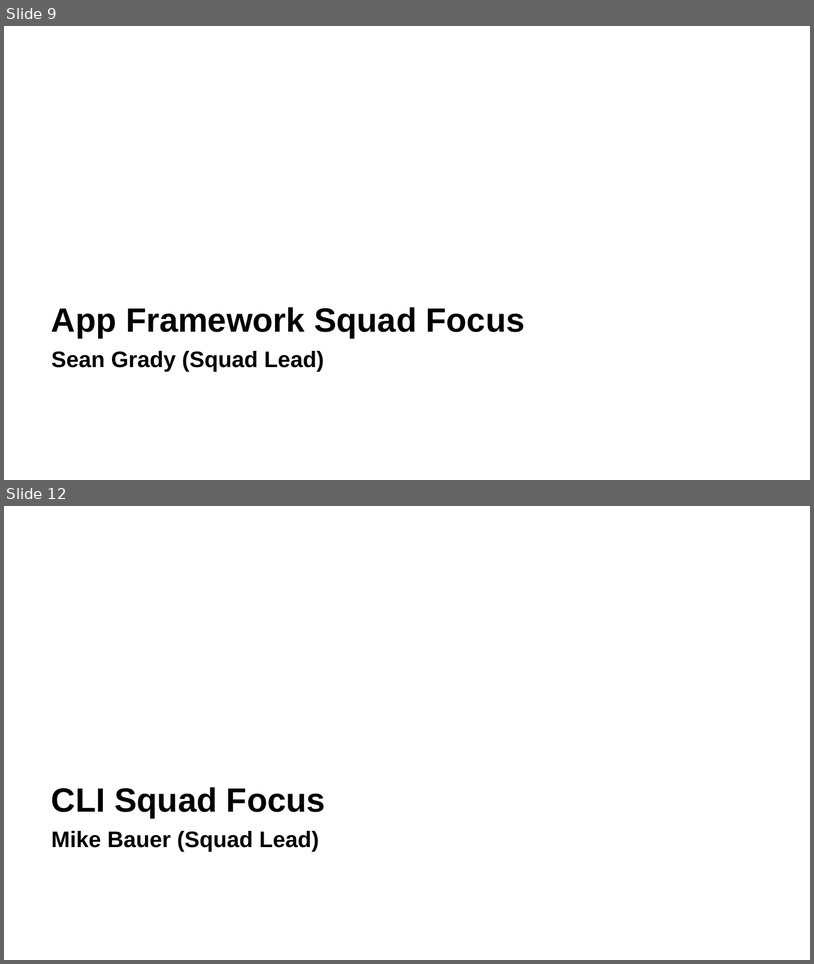
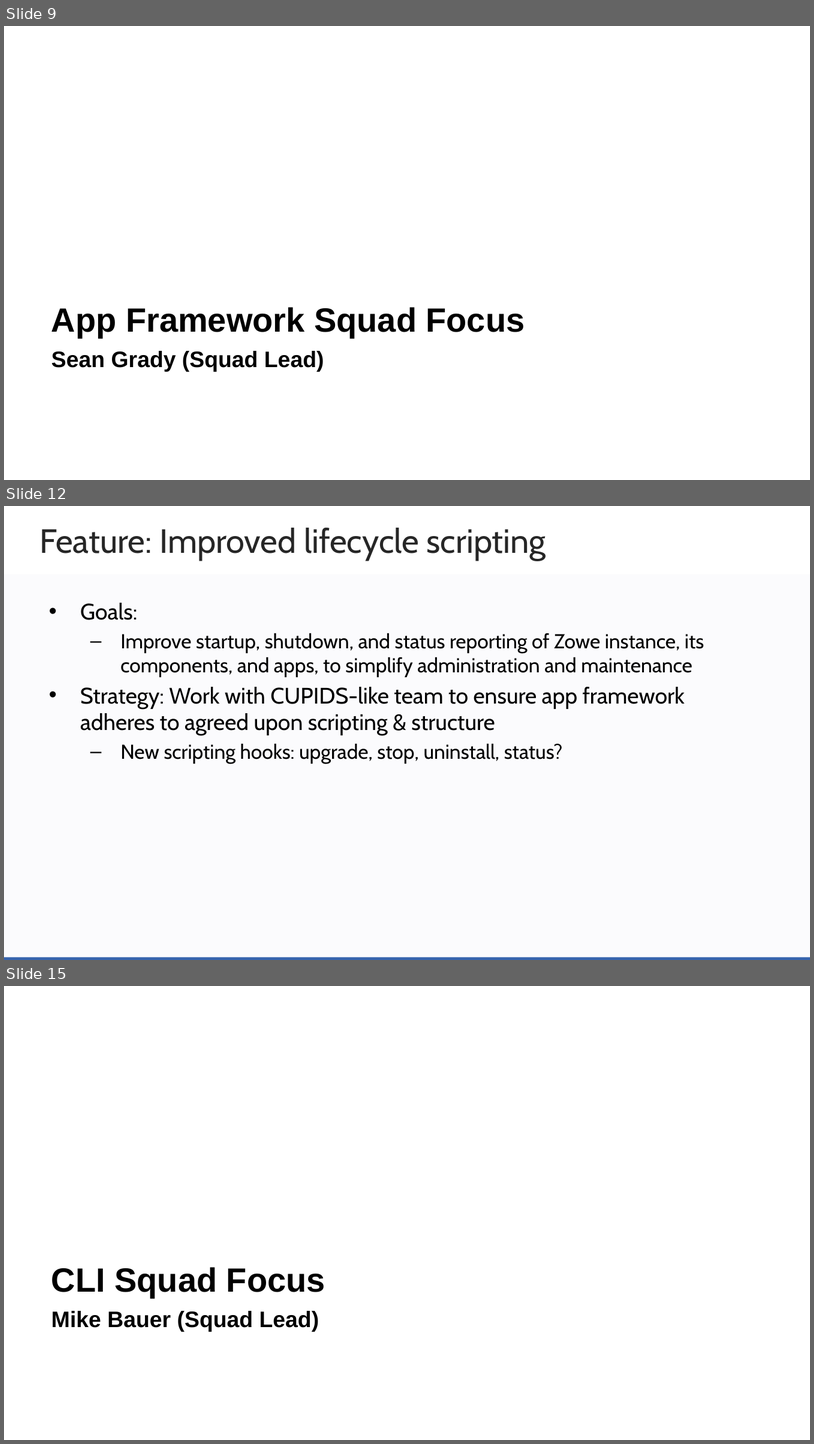
Before and after one commit to zowe/community, a slide deck: Project Management/20PI3 Planning/Zowe Community Squad Focus for 20PI3.pptx. Shown one above the other, each under a label of ours: slides 9 and 12 before the commit, slides 9, 12 and 15 after it; the slides between them are not shown. The pictures are 814x964 and 814x1444 pixels, drawn with LibreOffice and Linux fonts; fonts in the diff are those of the drawing; background and template pictures are left out. Boxes give left, top, right and bottom in pixels: in the first picture for what was removed or moved away, otherwise in the second. Text is boxed around its words. In the diff, an @@ line names an element or a change of style, - is before the commit and + after.

```diff
--- a/Project Management/20PI3 Planning/Zowe Community Squad Focus for 20PI3.pptx
+++ b/Project Management/20PI3 Planning/Zowe Community Squad Focus for 20PI3.pptx
@@ slide 12 added at (4,506,810,960), background #FFFFFF @@
@@ text added at (39,528,546,561), 30 pt, text #262626 @@
+Feature: Improved lifecycle scripting
@@ rectangle added at (4,574,810,959), fill #3664AD at 2% opacity @@
@@ text added at (80,603,704,763), 18 pt, text #000000 @@
+• Goals:
+  – Improve startup, shutdown, and status reporting of Zowe instance, its components, and apps, to simplify administration and maintenance
+• Strategy: Work with CUPIDS-like team to ensure app framework adheres to agreed upon scripting & structure
+  – New scripting hooks: upgrade, stop, uninstall, status?
@@ rectangle added at (4,957,810,960), fill #3664AD @@
@@ what was slide 12 is now slide 15 @@
```
Also in this commit, not shown: 24 slides changed, 4 other slides added, 2 slides removed.
